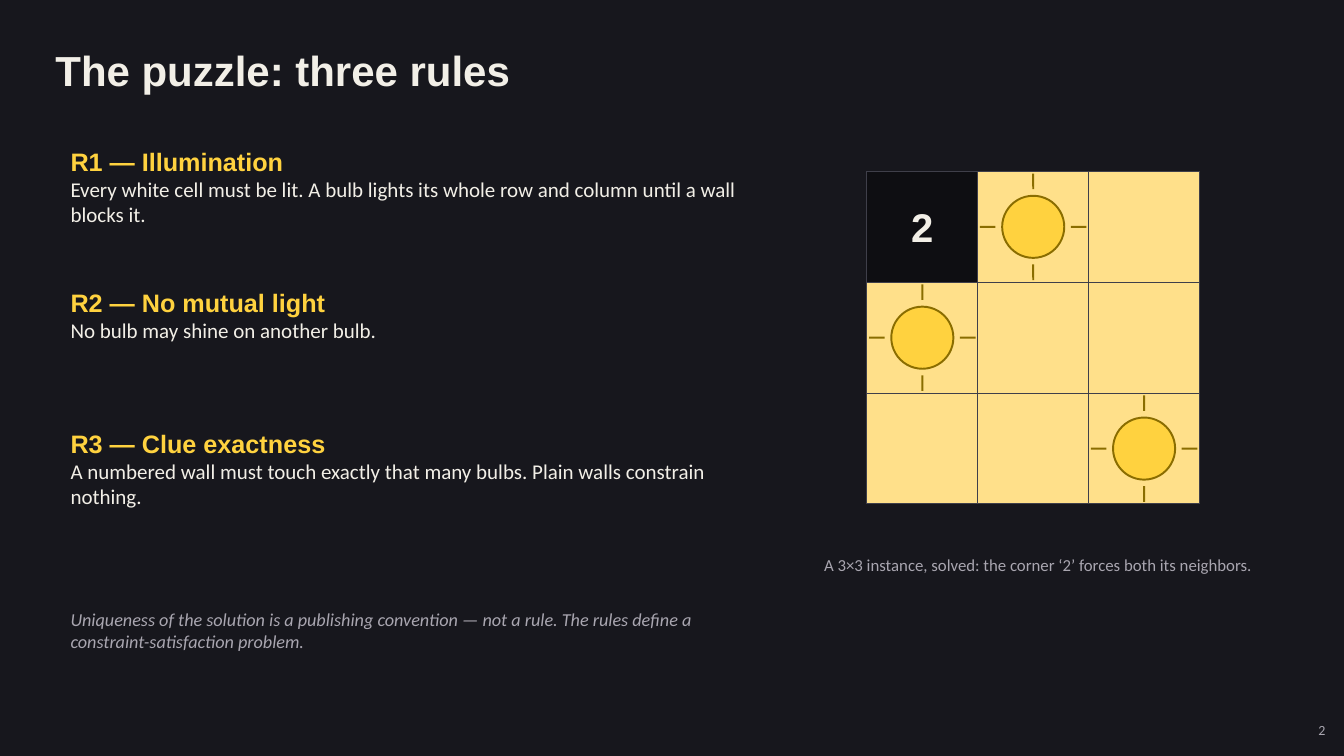
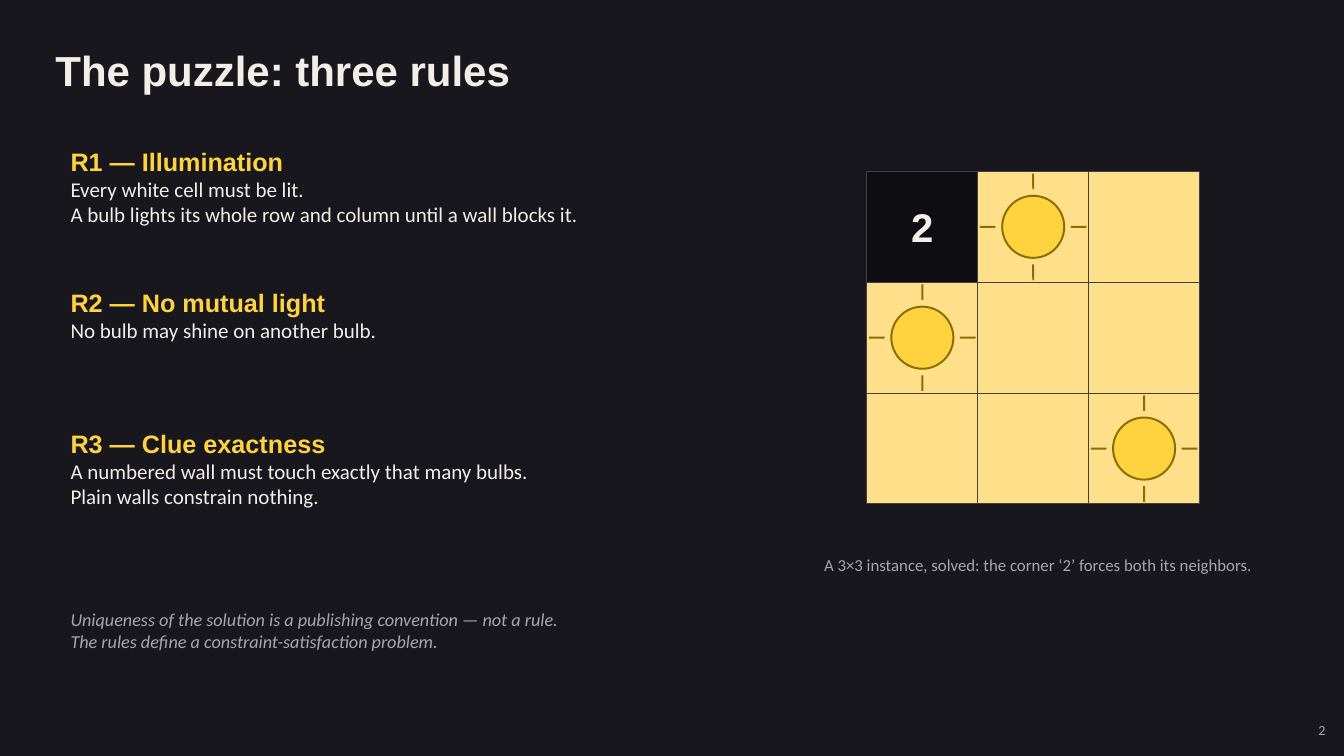
Before and after one commit to AnnieBaghumyan/LightUp, a slide deck: slide 2 of docs/presentation.pptx. Drawn at 1344x756 pixels with LibreOffice and Linux fonts; fonts in the diff are those of the drawing. Boxes give left, top, right and bottom in pixels: in the first picture for what was removed or moved away, otherwise in the second. Text is boxed around its words. In the diff, an @@ line names an element or a change of style, - is before the commit and + after.

```diff
--- a/docs/presentation.pptx
+++ b/docs/presentation.pptx
@@ text at bbox=[71, 182, 577, 226]: text changed @@
-Every white cell must be lit. A bulb lights its whole row and column until a wall blocks it.
+Every white cell must be lit.
+A bulb lights its whole row and column until a wall blocks it.
@@ text at bbox=[71, 464, 527, 508]: text changed @@
-A numbered wall must touch exactly that many bulbs. Plain walls constrain nothing.
+A numbered wall must touch exactly that many bulbs.
+Plain walls constrain nothing.
@@ text at bbox=[71, 613, 558, 651]: text changed @@
-Uniqueness of the solution is a publishing convention — not a rule. The rules define a constraint-satisfaction problem.
+Uniqueness of the solution is a publishing convention — not a rule.
+The rules define a constraint-satisfaction problem.
```
Also in this commit, not shown: 1 other slide changed, 1 other file.
